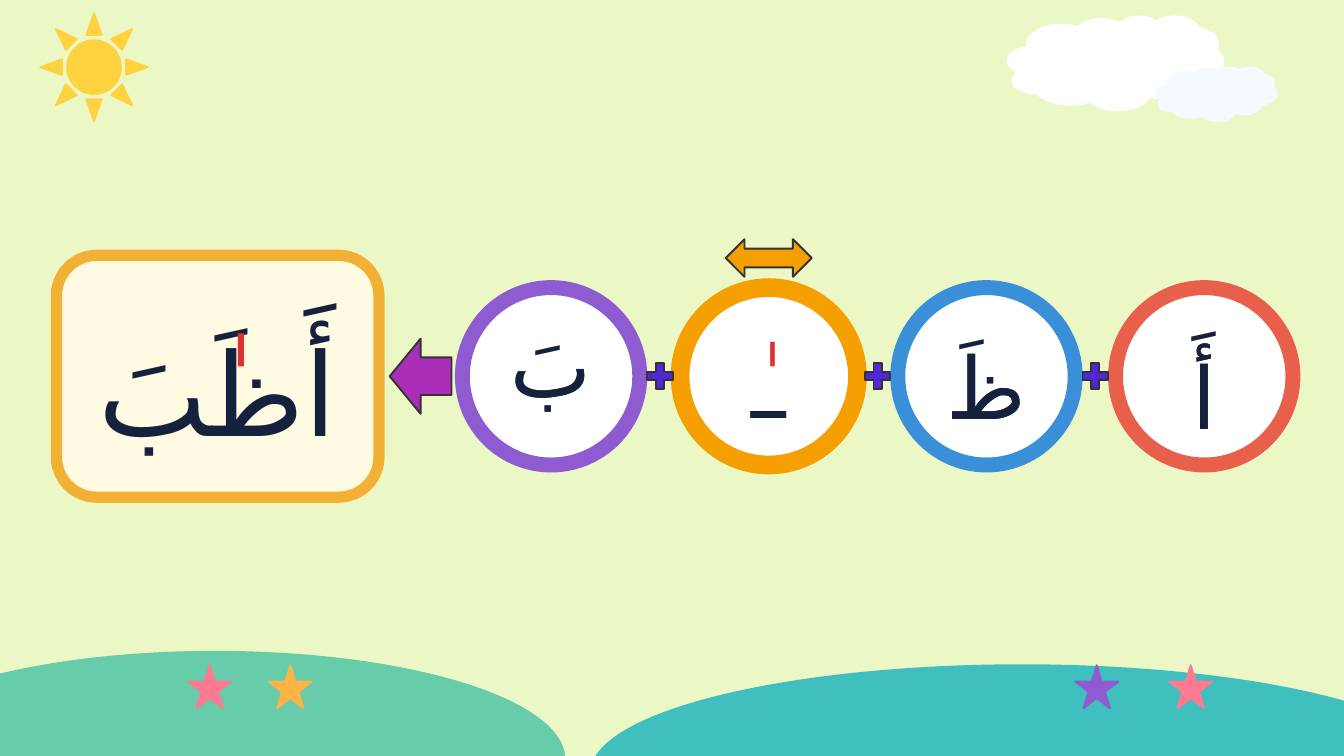
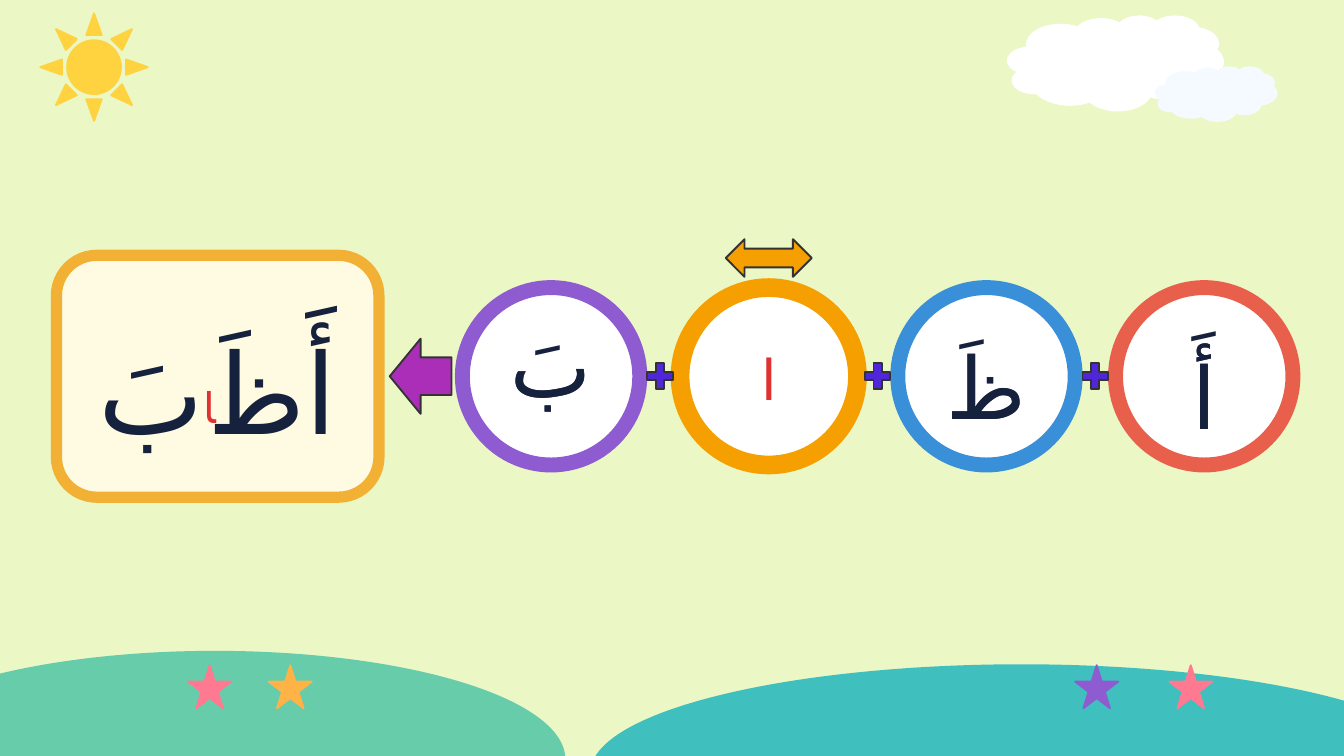
Before and after one commit to Sawaf11/-, a slide deck: slide 64 of madd-plus/dagger/09-ta-dha.pptx. Drawn at 1344x756 pixels with LibreOffice and Linux fonts; fonts in the diff are those of the drawing. Boxes give left, top, right and bottom in pixels: in the first picture for what was removed or moved away, otherwise in the second. Text is boxed around its words. In the diff, an @@ line names an element or a change of style, - is before the commit and + after.

```diff
--- a/madd-plus/dagger/09-ta-dha.pptx
+++ b/madd-plus/dagger/09-ta-dha.pptx
@@ text at bbox=[207, 305, 338, 432]: text changed; size 62 to 60 pt @@
-أَظَٰبَ
+أَظَابَ
@@ text at bbox=[761, 357, 777, 400]: text changed; size 46 to 30 pt; text colour #16213E to #E03131 @@
-ـٰ
+ا
```
Also in this commit, not shown: 98 other slides changed, 17 other files.
